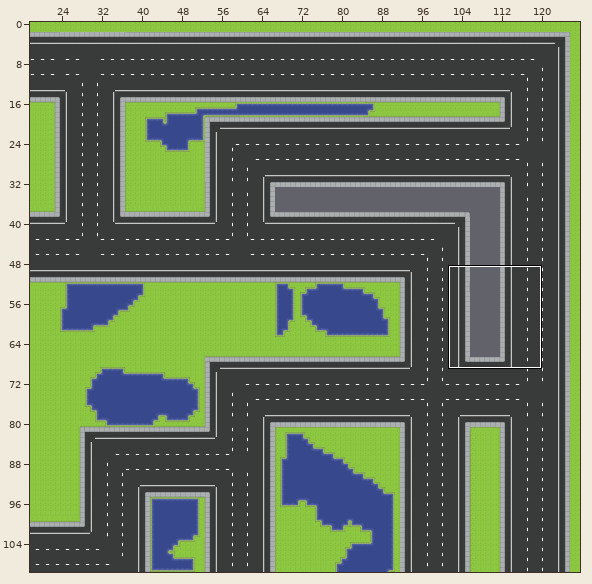
Tiled map, stored at assets/MAP MAP.tmx. Above, an overview of the earlier version with the close-up marked.
Close-up. Old version:
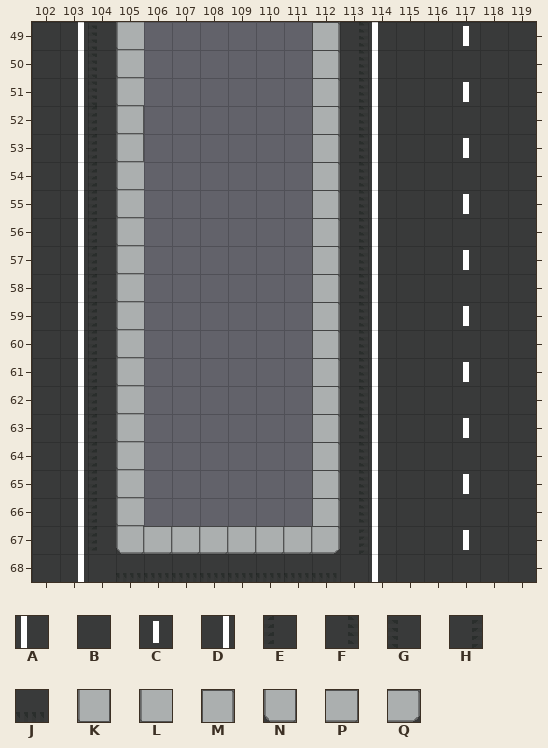
Cells are 32x32 px. Shown: x 102..119, y 49..68. The commit also changed other parts of the map, which this record leaves out.
Key: from "highway": A 3, B 4, C 5, D 6, E 7, F 7 flipped left-right, G 7 flipped up-down, H 7 turned 180, J 7 turned 270, K 9 turned 270, L 23, M 27, N 68, P 69, Q 72.
_ is an empty cell.
Layers that did not change in this view are not listed.
Layer "ROAD" before, first column x 102:
49 BDGL______MFABBCBB
50 BDGL______MFABBBBB
51 BDGL______MFABBCBB
52 BDEK______MFABBBBB
53 BDEK______MFABBCBB
54 BDEL______MFABBBBB
55 BDEL______MFABBCBB
56 BDEL______MFABBBBB
57 BDEL______MFABBCBB
58 BDEL______MFABBBBB
59 BDEL______MFABBCBB
60 BDEL______MFABBBBB
61 BDEL______MFABBCBB
62 BDEL______MFABBBBB
63 BDEL______MFABBCBB
64 BDEL______MFABBBBB
65 BDEL______MFABBCBB
66 BDEL______MFABBBBB
67 BDENPPPPPPQHABBCBB
68 BDBJJJJJJJJBABBBBB
The result:
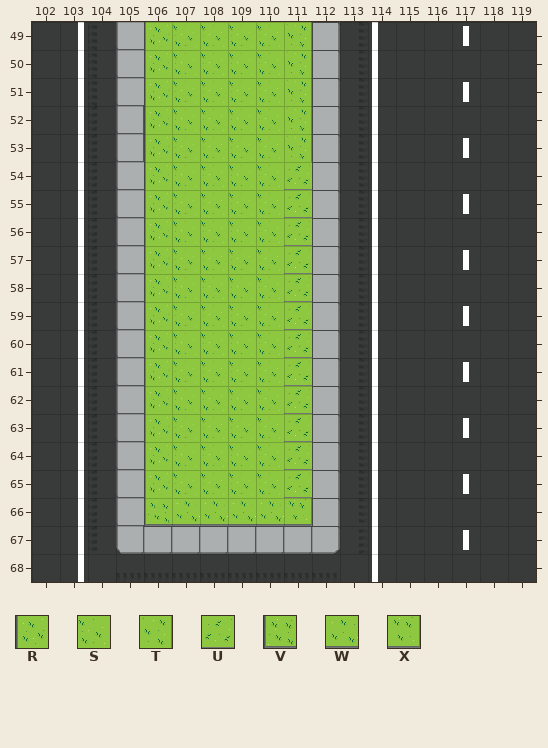
Further tiles: from "highway": R 39, S 40, T 41, U 41 turned 90, V 54, W 55, X 56.
Change:
Layer "ROAD":
y 49..53: x 106..111 ______ -> RSSSST
y 54..65: x 106..111 ______ -> RSSSSU
y 66: x 106..111 ______ -> VWWWWX
Changed places in both close-ups, as pixel boxes (x1, y1, x2, y2):
added: (144, 22, 312, 526)
